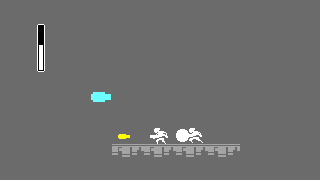
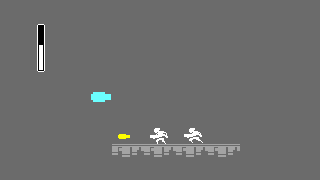
Before/after of a w=320, h=180 layered artwork. What changed in the layer stack:
removed layer "Layer 1" over (176, 129, 189, 142)
